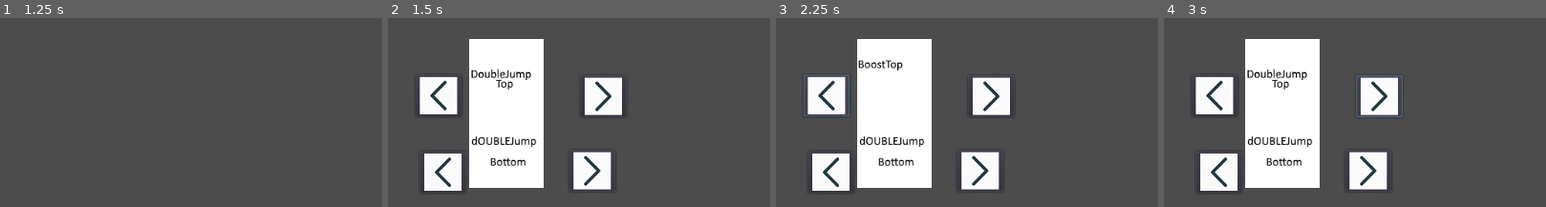
Above: before the commit, frames 1-4 (left to right).
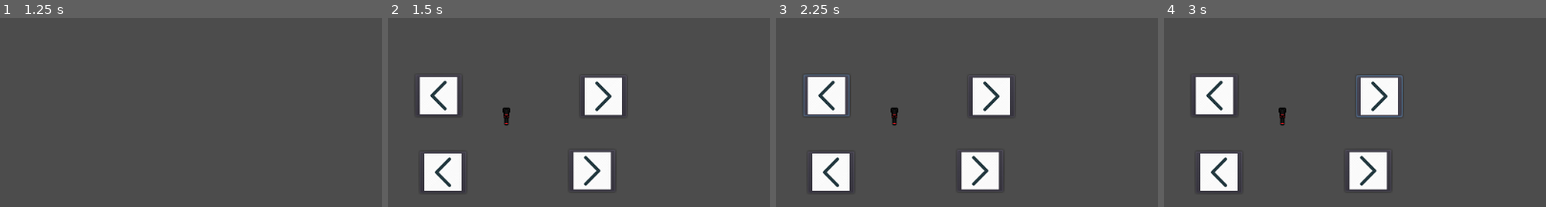
Above: after the commit, the same moments.

Repository: VeryCleverName3/Hybrid-Game-Jam
Game: Godot game, scene res://MainMenu.tscn
Same seed, same stepped clock (60 frames per second), same inputs: the game is played once before the commit and once after it.
Inputs (mouse positions are % of the whole screen's width and height, from its top left):
- Up to frame 1 (1.25 s): click "Level Select" at 0.5 s
- Up to frame 2 (1.5 s): click "Test Level" at 1.25 s
- Up to frame 3 (2.25 s): click (41, 38) at 2 s
- Up to frame 4 (3 s): click (63, 39) at 2.75 s
The pictures show only the part of the screen within x 34-84%, y 18-68%; the shares and areas given below are measured in that part.

Frame 1 is identical in both runs. In frame 2, 15% of the frame differs, in the area x 21-41%, y 11-90%; in frame 3, 15%; in frame 4, 15%.

Commit message:
Ability Select and naming convention for images

Diff:
--- a/src/AbilitySelect.gd
+++ b/src/AbilitySelect.gd
@@ -5,15 +5,36 @@
 var imageR = Image.new()
 var iconR = ImageTexture.new()
 
+func set_textures():
+	var file2check = File.new()
+	if (file2check.file_exists("res://PlayerSprites/" + PlayerVars.ab2 + "arm.png") && file2check.file_exists("res://PlayerSprites/" + PlayerVars.ab1 + "torso.png") && file2check.file_exists("res://PlayerSprites/" + PlayerVars.ab1 + "head.png")):
+		$Torso/Arm.texture = load("res://PlayerSprites/" + PlayerVars.ab2 + "arm.png")
+		$Torso/Arm2.texture = load("res://PlayerSprites/" + PlayerVars.ab2 + "arm.png")
+		$Torso/Leg2.texture = load("res://PlayerSprites/" + PlayerVars.ab2 + "arm.png")
+		$Torso/Leg.texture = load("res://PlayerSprites/" + PlayerVars.ab2 + "arm.png")
+		$Torso.texture = load("res://PlayerSprites/" + PlayerVars.ab1 + "torso.png")
+		$Torso/Head.texture = load("res://PlayerSprites/" + PlayerVars.ab1 + "head.png")
+	else:
+		$Torso/Arm.texture = load("res://PlayerSprites/nospritearm.png")
+		$Torso/Arm2.texture = load("res://PlayerSprites/nospritearm.png")
+		$Torso/Leg.texture = load("res://PlayerSprites/nospritearm.png")
+		$Torso/Leg2.texture = load("res://PlayerSprites/nospritearm.png")
+		$Torso/Head.texture = load("res://PlayerSprites/nospritehead.png")
+		$Torso.texture = load("res://PlayerSprites/nospritetorso.png")
+
 func _ready():
 	imageL.load("res://leftArrow.png")
 	iconL.create_from_image(imageL)
-	$TopPic/TopLeft.icon = iconL
-	$BottomPic/BottomLeft.icon = iconL
+	$TopLeft.icon = iconL
+	$BottomLeft.icon = iconL
 	imageR.load("res://rightArrow.png")
 	iconR.create_from_image(imageR)
-	$TopPic/TopRight.icon = iconR
-	$BottomPic/BottomRight.icon = iconR
+	$TopRight.icon = iconR
+	$BottomRight.icon = iconR
+	if (PlayerVars.ab1 == null):
+		PlayerVars.ab1 = "doublejump"
+		PlayerVars.ab2 = "doublejump"
+	set_textures()
 
 #func _process(delta):
 #	# Called every frame. Delta is time since last frame.
@@ -25,3 +46,31 @@
 	print(PlayerVars.ab1)
 	print(PlayerVars.ab2)
 	switcher.switch_scene(PlayerVars.levelGoal)
+
+
+func _on_TopLeft_pressed():
+	match(PlayerVars.ab1):
+		"doubleJump":
+			PlayerVars.ab1 = "teleport"
+		"teleport":
+			PlayerVars.ab1 = "boost"
+		"boost":
+			PlayerVars.ab1 = "glide"
+		"glide":
+			PlayerVars.ab1 = "climb"
+		"climb":
+			PlayerVars.ab1 = "wallJump"
+		"wallJump":
+			PlayerVars.ab1 = "doubleJump"
+
+
+func _on_TopRight_pressed():
+	pass # replace with function body
+
+
+func _on_BottomRight_pressed():
+	pass # replace with function body
+
+
+func _on_BottomLeft_pressed():
+	pass # replace with function body
--- a/src/AbilitySelect.tscn
+++ b/src/AbilitySelect.tscn
@@ -1,36 +1,9 @@
-[gd_scene load_steps=16 format=2]
+[gd_scene load_steps=6 format=2]
 
 [ext_resource path="res://AbilitySelect.gd" type="Script" id=1]
-[ext_resource path="res://tptop.png" type="Texture" id=2]
-[ext_resource path="res://BoostTop.png" type="Texture" id=3]
-[ext_resource path="res://DJTop.png" type="Texture" id=4]
-[ext_resource path="res://TopPic.gd" type="Script" id=5]
-[ext_resource path="res://Tpbottom.png" type="Texture" id=6]
-[ext_resource path="res://DJbottom.png" type="Texture" id=7]
-[ext_resource path="res://BoostBottom.png" type="Texture" id=8]
-[ext_resource path="res://BottomPic.gd" type="Script" id=9]
-[ext_resource path="res://Xolonium-Regular.ttf" type="DynamicFontData" id=10]
-
-[sub_resource type="SpriteFrames" id=1]
-
-animations = [ {
-"frames": [ ExtResource( 2 ) ],
-"loop": true,
-"name": "Teleport",
-"speed": 5.0
-}, {
-"frames": [ ExtResource( 3 ) ],
-"loop": true,
-"name": "Boost",
-"speed": 5.0
-}, {
-"frames": [ ExtResource( 4 ) ],
-"loop": true,
-"name": "DoubleJump",
-"speed": 5.0
-} ]
-
-[sub_resource type="ImageTexture" id=2]
+[ext_resource path="res://Xolonium-Regular.ttf" type="DynamicFontData" id=2]
+
+[sub_resource type="ImageTexture" id=1]
 
 flags = 7
 storage = 0
@@ -39,40 +12,21 @@
 size = Vector2( 0, 0 )
 _sections_unfolded = [ "Resource" ]
 
-[sub_resource type="SpriteFrames" id=3]
-
-animations = [ {
-"frames": [ ExtResource( 6 ) ],
-"loop": true,
-"name": "Teleport",
-"speed": 5.0
-}, {
-"frames": [ ExtResource( 7 ) ],
-"loop": true,
-"name": "DJ",
-"speed": 5.0
-}, {
-"frames": [ ExtResource( 8 ) ],
-"loop": true,
-"name": "Boost",
-"speed": 5.0
-} ]
-
-[sub_resource type="ImageTexture" id=4]
-
-flags = 7
-storage = 0
-lossy_quality = 0.7
-flags = 7
-size = Vector2( 0, 0 )
-
-[sub_resource type="DynamicFont" id=5]
+[sub_resource type="DynamicFont" id=2]
 
 size = 64
 use_mipmaps = false
 use_filter = true
-font_data = ExtResource( 10 )
+font_data = ExtResource( 2 )
 _sections_unfolded = [ "Font", "Settings" ]
+
+[sub_resource type="ImageTexture" id=3]
+
+flags = 7
+storage = 0
+lossy_quality = 0.7
+flags = 7
+size = Vector2( 0, 0 )
 
 [node name="AbilitySelect" type="CanvasLayer" index="0"]
 
@@ -83,121 +37,56 @@
 transform = Transform2D( 1, 0, 0, 1, 0, 0 )
 script = ExtResource( 1 )
 
-[node name="TopPic" type="AnimatedSprite" parent="." index="0"]
-
-position = Vector2( 512, 250 )
-frames = SubResource( 1 )
-animation = "DoubleJump"
-script = ExtResource( 5 )
-_sections_unfolded = [ "Transform" ]
-
-[node name="TopLeft" type="Button" parent="TopPic" index="0"]
-
-anchor_left = 0.0
-anchor_top = 0.0
-anchor_right = 0.0
-anchor_bottom = 0.0
-margin_left = -122.0
-margin_top = -2.0
-margin_right = -110.0
-margin_bottom = 18.0
-rect_pivot_offset = Vector2( 0, 0 )
-rect_clip_content = false
-focus_mode = 2
-mouse_filter = 0
-mouse_default_cursor_shape = 0
-size_flags_horizontal = 1
-size_flags_vertical = 1
-toggle_mode = false
-enabled_focus_mode = 2
-shortcut = null
-group = null
-icon = SubResource( 2 )
+[node name="TopRight" type="Button" parent="." index="0"]
+
+anchor_left = 0.0
+anchor_top = 0.0
+anchor_right = 0.0
+anchor_bottom = 0.0
+margin_left = 611.0
+margin_top = 249.0
+margin_right = 623.0
+margin_bottom = 269.0
+rect_pivot_offset = Vector2( 0, 0 )
+rect_clip_content = false
+focus_mode = 2
+mouse_filter = 0
+mouse_default_cursor_shape = 0
+size_flags_horizontal = 1
+size_flags_vertical = 1
+toggle_mode = false
+enabled_focus_mode = 2
+shortcut = null
+group = null
 flat = false
 align = 1
 _sections_unfolded = [ "Margin" ]
 
-[node name="TopRight" type="Button" parent="TopPic" index="1"]
-
-anchor_left = 0.0
-anchor_top = 0.0
-anchor_right = 0.0
-anchor_bottom = 0.0
-margin_left = 99.0
-margin_top = -1.0
-margin_right = 111.0
-margin_bottom = 19.0
-rect_pivot_offset = Vector2( 0, 0 )
-rect_clip_content = false
-focus_mode = 2
-mouse_filter = 0
-mouse_default_cursor_shape = 0
-size_flags_horizontal = 1
-size_flags_vertical = 1
-toggle_mode = false
-enabled_focus_mode = 2
-shortcut = null
-group = null
+[node name="TopLeft" type="Button" parent="." index="1"]
+
+anchor_left = 0.0
+anchor_top = 0.0
+anchor_right = 0.0
+anchor_bottom = 0.0
+margin_left = 390.0
+margin_top = 248.0
+margin_right = 402.0
+margin_bottom = 268.0
+rect_pivot_offset = Vector2( 0, 0 )
+rect_clip_content = false
+focus_mode = 2
+mouse_filter = 0
+mouse_default_cursor_shape = 0
+size_flags_horizontal = 1
+size_flags_vertical = 1
+toggle_mode = false
+enabled_focus_mode = 2
+shortcut = null
+group = null
+icon = SubResource( 1 )
 flat = false
 align = 1
 _sections_unfolded = [ "Margin" ]
-
-[node name="BottomPic" type="AnimatedSprite" parent="." index="1"]
-
-position = Vector2( 512, 350 )
-frames = SubResource( 3 )
-animation = "DJ"
-script = ExtResource( 9 )
-_sections_unfolded = [ "Transform" ]
-
-[node name="BottomRight" type="Button" parent="BottomPic" index="0"]
-
-anchor_left = 0.0
-anchor_top = 0.0
-anchor_right = 0.0
-anchor_bottom = 0.0
-margin_left = 84.0
-margin_top = -1.0
-margin_right = 96.0
-margin_bottom = 19.0
-rect_pivot_offset = Vector2( 0, 0 )
-rect_clip_content = false
-focus_mode = 2
-mouse_filter = 0
-mouse_default_cursor_shape = 0
-size_flags_horizontal = 1
-size_flags_vertical = 1
-toggle_mode = false
-enabled_focus_mode = 2
-shortcut = null
-group = null
-flat = false
-align = 1
-
-[node name="BottomLeft" type="Button" parent="BottomPic" index="1"]
-
-anchor_left = 0.0
-anchor_top = 0.0
-anchor_right = 0.0
-anchor_bottom = 0.0
-margin_left = -116.0
-margin_top = 1.0
-margin_right = -104.0
-margin_bottom = 21.0
-rect_pivot_offset = Vector2( 0, 0 )
-rect_clip_content = false
-focus_mode = 2
-mouse_filter = 0
-mouse_default_cursor_shape = 0
-size_flags_horizontal = 1
-size_flags_vertical = 1
-toggle_mode = false
-enabled_focus_mode = 2
-shortcut = null
-group = null
-icon = SubResource( 4 )
-flat = false
-align = 1
 
 [node name="Ok" type="Button" parent="." index="2"]
 
@@ -226,12 +115,91 @@
 align = 1
 _sections_unfolded = [ "custom_fonts" ]
 
-[connection signal="pressed" from="TopPic/TopLeft" to="TopPic" method="_on_TopLeft_pressed"]
-
-[connection signal="pressed" from="TopPic/TopRight" to="TopPic" method="_on_TopRight_pressed"]
-
-[connection signal="pressed" from="BottomPic/BottomRight" to="BottomPic" method="_on_BottomRight_pressed"]
-
-[connection signal="pressed" from="BottomPic/BottomLeft" to="BottomPic" method="_on_BottomLeft_pressed"]
+[node name="BottomRight" type="Button" parent="." index="3"]
+
+anchor_left = 0.0
+anchor_top = 0.0
+anchor_right = 0.0
+anchor_bottom = 0.0
+margin_left = 596.0
+margin_top = 349.0
+margin_right = 608.0
+margin_bottom = 369.0
+rect_pivot_offset = Vector2( 0, 0 )
+rect_clip_content = false
+focus_mode = 2
+mouse_filter = 0
+mouse_default_cursor_shape = 0
+size_flags_horizontal = 1
+size_flags_vertical = 1
+toggle_mode = false
+enabled_focus_mode = 2
+shortcut = null
+group = null
+flat = false
+align = 1
+
+[node name="BottomLeft" type="Button" parent="." index="4"]
+
+anchor_left = 0.0
+anchor_top = 0.0
+anchor_right = 0.0
+anchor_bottom = 0.0
+margin_left = 396.0
+margin_top = 351.0
+margin_right = 408.0
+margin_bottom = 371.0
+rect_pivot_offset = Vector2( 0, 0 )
+rect_clip_content = false
+focus_mode = 2
+mouse_filter = 0
+mouse_default_cursor_shape = 0
+size_flags_horizontal = 1
+size_flags_vertical = 1
+toggle_mode = false
+enabled_focus_mode = 2
+shortcut = null
+group = null
+icon = SubResource( 3 )
+flat = false
+align = 1
+
+[node name="Torso" type="Sprite" parent="." index="5"]
+
+position = Vector2( 512, 300 )
+_sections_unfolded = [ "Transform" ]
+
+[node name="Head" type="Sprite" parent="Torso" index="0"]
+
+position = Vector2( 0.026947, 0 )
+_sections_unfolded = [ "Transform" ]
+
+[node name="Arm" type="Sprite" parent="Torso" index="1"]
+
+position = Vector2( 0.40493, 0 )
+_sections_unfolded = [ "Transform" ]
+
+[node name="Arm2" type="Sprite" parent="Torso" index="2"]
+
+position = Vector2( 0, -0.676826 )
+_sections_unfolded = [ "Transform" ]
+
+[node name="Leg" type="Sprite" parent="Torso" index="3"]
+
+position = Vector2( 0.147263, 10.97 )
+_sections_unfolded = [ "Transform" ]
+
+[node name="Leg2" type="Sprite" parent="Torso" index="4"]
+
+position = Vector2( 0.137733, 11.0708 )
+_sections_unfolded = [ "Transform" ]
+
+[connection signal="pressed" from="TopRight" to="." method="_on_TopRight_pressed"]
+
+[connection signal="pressed" from="TopLeft" to="." method="_on_TopLeft_pressed"]
 
 [connection signal="pressed" from="Ok" to="." method="_on_Ok_pressed"]
+
+[connection signal="pressed" from="BottomRight" to="." method="_on_BottomRight_pressed"]
+
+[connection signal="pressed" from="BottomLeft" to="." method="_on_BottomLeft_pressed"]
--- a/src/Player.gd
+++ b/src/Player.gd
@@ -5,8 +5,6 @@
 export(int) var jumpspeed = 500
 export(int) var maxNumJumps  = 1
 export(int) var boostMultiplier = 1
-export(String) var ab1
-export(String) var ab2
 var animationPlayer
 var armOld
 var armNew
@@ -65,28 +63,28 @@
 	headNew = get_node("Torso/Head")
 	torsoOld = get_node("AnimationPlayer/voidtorso")
 	torsoNew = get_node("Torso")
-	if(ab1 == "doubleJump"):
+	if(PlayerVars.ab1 == "doubleJump"):
 		maxNumJumps += 1;
-		headNew.texture = load("res://PlayerSprites/ninjahead.png")
-		torsoNew.texture = load("res://PlayerSprites/ninjatorso.png")
-	if(ab2 == "doubleJump"):
+		headNew.texture = load("res://PlayerSprites/doubleJumphead.png")
+		torsoNew.texture = load("res://PlayerSprites/doubleJumptorso.png")
+	if(PlayerVars.ab2 == "doubleJump"):
 		maxNumJumps += 1;
-		armNew.texture = load("res://PlayerSprites/ninjaarm.png")
-		arm2New.texture = load("res://PlayerSprites/ninjaarm.png")
-		legNew.texture = load("res://PlayerSprites/ninjaarm.png")
-		leg2New.texture = load("res://PlayerSprites/ninjaarm.png")
-	if(ab1 == "boost"):
+		armNew.texture = load("res://PlayerSprites/doubleJumparm.png")
+		arm2New.texture = load("res://PlayerSprites/doubleJumparm.png")
+		legNew.texture = load("res://PlayerSprites/doubleJumparm.png")
+		leg2New.texture = load("res://PlayerSprites/doubleJumparm.png")
+	if(PlayerVars.ab1 == "boost"):
 		boostMultiplier += 1;
-	if(ab2 == "boost"):
+	if(PlayerVars.ab2 == "boost"):
 		boostMultiplier +=1;
-	if(ab1 == "wallJump"):
+	if(PlayerVars.ab2 == "wallJump"):
 		maxWallJumps += 1
-	if(ab2 == "wallJump"):
+	if(PlayerVars.ab2 == "wallJump"):
 		maxWallJumps += 1
-	if(ab1 == "teleport"):
+	if(PlayerVars.ab1 == "teleport"):
 		headNew.texture = load("res://PlayerSprites/voidhead.png")
 		torsoNew.texture = load("res://PlayerSprites/voidtorso.png")
-	if(ab2 == "teleport"):
+	if(PlayerVars.ab2 == "teleport"):
 		armNew.texture = load("res://PlayerSprites/voidlimbsection.png")
 		arm2New.texture = load("res://PlayerSprites/voidlimbsection.png")
 		legNew.texture = load("res://PlayerSprites/voidlimbsection.png")
@@ -133,22 +131,22 @@
 		hasJumped = true
 	velocity.x = 0
 	if (Input.is_action_pressed("ui_ability1")):
-		if (ab1 =="boost"):
+		if (PlayerVars.ab1 =="boost"):
 			boost();
-		if(ab1 == "teleport"):
+		if(PlayerVars.ab1 == "teleport"):
 			teleportNum = 1000
-		if(ab1 == "glide"):
+		if(PlayerVars.ab1 == "glide"):
 			isGliding = true
-		if(ab1 == "climb" and is_on_wall() and velocity.y > -200):
+		if(PlayerVars.ab1 == "climb" and is_on_wall() and velocity.y > -200):
 			velocity.y = -200
 	if (Input.is_action_pressed("ui_ability2")):
-		if (ab2 =="boost"):
+		if (PlayerVars.ab2 =="boost"):
 			boost();
-		if(ab2 == "teleport"):
+		if(PlayerVars.ab2 == "teleport"):
 			teleportNum = 1000
-		if(ab2 == "glide"):
+		if(PlayerVars.ab2 == "glide"):
 			isGliding = true
-		if(ab2 == "climb" and is_on_wall() and velocity.y > -200):
+		if(PlayerVars.ab2 == "climb" and is_on_wall() and velocity.y > -200):
 			velocity.y = -200
 
 	if(isGliding and velocity.y > 100):
--- a/src/Player.tscn
+++ b/src/Player.tscn
@@ -1,11 +1,8 @@
-[gd_scene load_steps=13 format=2]
+[gd_scene load_steps=10 format=2]
 
 [ext_resource path="res://Player.gd" type="Script" id=1]
 [ext_resource path="res://topSpriteTest.png" type="Texture" id=2]
 [ext_resource path="res://bottomSpriteTest.png" type="Texture" id=3]
-[ext_resource path="res://PlayerSprites/voidtorso.png" type="Texture" id=4]
-[ext_resource path="res://PlayerSprites/voidhead.png" type="Texture" id=5]
-[ext_resource path="res://PlayerSprites/voidlimbsection.png" type="Texture" id=6]
 
 [sub_resource type="SpriteFrames" id=1]
 
@@ -507,7 +504,7 @@
 "values": [ 2.0 ]
 }
 
-[node name="Player" type="KinematicBody2D" index="0"]
+[node name="Player" type="KinematicBody2D"]
 
 input_pickable = false
 collision_layer = 1
@@ -520,8 +517,6 @@
 jumpspeed = 500
 maxNumJumps = 1
 boostMultiplier = 1
-ab1 = "doubleJump"
-ab2 = "teleport"
 
 [node name="TopSprite" type="AnimatedSprite" parent="." index="0"]
 
@@ -572,7 +567,6 @@
 visible = false
 position = Vector2( -0.465408, -0.465885 )
 scale = Vector2( 3.3971, 3.17063 )
-texture = ExtResource( 4 )
 _sections_unfolded = [ "Animation", "Offset", "Region", "Transform" ]
 __meta__ = {
 "_edit_bone_": true,
@@ -582,7 +576,6 @@
 [node name="voidhead" type="Sprite" parent="AnimationPlayer/voidtorso" index="0"]
 
 position = Vector2( 0.026947, -11.6142 )
-texture = ExtResource( 5 )
 _sections_unfolded = [ "Transform" ]
 __meta__ = {
 "_edit_bone_": true,
@@ -593,7 +586,6 @@
 
 position = Vector2( 0.40493, -0.230408 )
 z_index = -1
-texture = ExtResource( 6 )
 _sections_unfolded = [ "Animation", "Offset", "Region", "Z Index" ]
 __meta__ = {
 "_edit_bone_": true,
@@ -604,7 +596,6 @@
 
 position = Vector2( 0.0813446, -0.676826 )
 z_index = 1
-texture = ExtResource( 6 )
 _sections_unfolded = [ "Z Index" ]
 __meta__ = {
 "_edit_bone_": true,
@@ -614,7 +605,6 @@
 [node name="voidlimbsection2" type="Sprite" parent="AnimationPlayer/voidtorso" index="3"]
 
 position = Vector2( 0.147263, 10.97 )
-texture = ExtResource( 6 )
 __meta__ = {
 "_edit_bone_": true,
 "_edit_ik_": true
@@ -624,7 +614,6 @@
 
 position = Vector2( 0.137733, 11.0708 )
 z_index = -1
-texture = ExtResource( 6 )
 _sections_unfolded = [ "Transform", "Z Index" ]
 __meta__ = {
 "_edit_bone_": true,
@@ -634,7 +623,6 @@
 [node name="Torso" type="Sprite" parent="." index="5"]
 
 scale = Vector2( 3.3971, 3.17063 )
-texture = ExtResource( 4 )
 _sections_unfolded = [ "Animation", "Offset", "Region", "Transform" ]
 __meta__ = {
 "_edit_bone_": true,
@@ -644,7 +632,7 @@
 [node name="Head" type="Sprite" parent="Torso" index="0"]
 
 position = Vector2( 0.026947, -11.6142 )
-texture = ExtResource( 5 )
+_sections_unfolded = [ "Transform" ]
 __meta__ = {
 "_edit_bone_": true,
 "_edit_ik_": true
@@ -654,8 +642,7 @@
 
 position = Vector2( 0.40493, -0.230408 )
 z_index = -1
-texture = ExtResource( 6 )
-_sections_unfolded = [ "Animation", "Offset", "Region", "Z Index" ]
+_sections_unfolded = [ "Animation", "Offset", "Region", "Transform", "Z Index" ]
 __meta__ = {
 "_edit_bone_": true,
 "_edit_ik_": true
@@ -664,7 +651,7 @@
 [node name="Arm2" type="Sprite" parent="Torso" index="2"]
 
 position = Vector2( 0.0813446, -0.676826 )
-texture = ExtResource( 6 )
+_sections_unfolded = [ "Transform" ]
 __meta__ = {
 "_edit_bone_": true,
 "_edit_ik_": true
@@ -673,7 +660,7 @@
 [node name="Leg" type="Sprite" parent="Torso" index="3"]
 
 position = Vector2( 0.147263, 10.97 )
-texture = ExtResource( 6 )
+_sections_unfolded = [ "Transform" ]
 __meta__ = {
 "_edit_bone_": true,
 "_edit_ik_": true
@@ -683,8 +670,7 @@
 
 position = Vector2( 0.137733, 11.0708 )
 z_index = -1
-texture = ExtResource( 6 )
-_sections_unfolded = [ "Z Index" ]
+_sections_unfolded = [ "Transform", "Z Index" ]
 __meta__ = {
 "_edit_bone_": true,
 "_edit_ik_": true
Not shown: 1 places in src/AbilitySelect.tscn that only renumber resources
Renamed: src/PlayerSprites/ninjaarm.png -> src/PlayerSprites/doubleJumparm.png
Not shown, changed: src/PlayerSprites/doubleJumparm.png.import
Renamed: src/PlayerSprites/ninjahead.png -> src/PlayerSprites/doubleJumphead.png
Not shown, changed: src/PlayerSprites/doubleJumphead.png.import
Renamed: src/PlayerSprites/ninjatorso.png -> src/PlayerSprites/doubleJumptorso.png
Not shown, changed: src/PlayerSprites/doubleJumptorso.png.import
Binary file added: src/PlayerSprites/nospritearm.png
Not shown, changed: src/PlayerSprites/nospritearm.png.import
Binary file added: src/PlayerSprites/nospritehead.png
Not shown, changed: src/PlayerSprites/nospritehead.png.import
Binary file added: src/PlayerSprites/nospritetorso.png
(and 7 more such lines)
